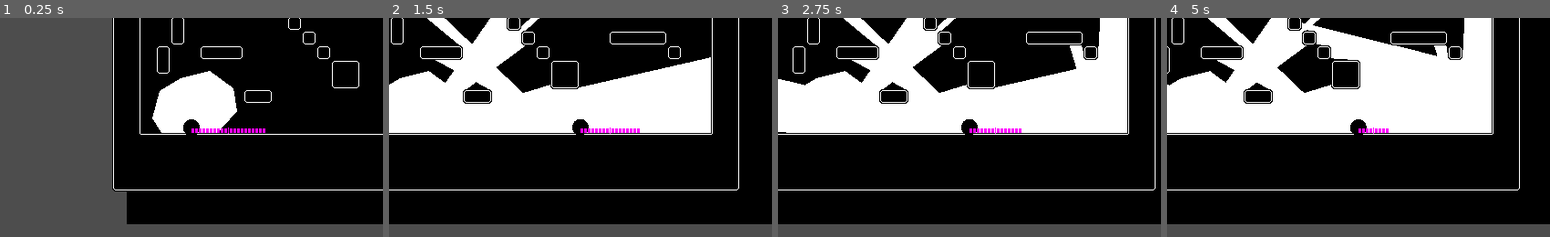
Above: before the commit, frames 1-4 (left to right).
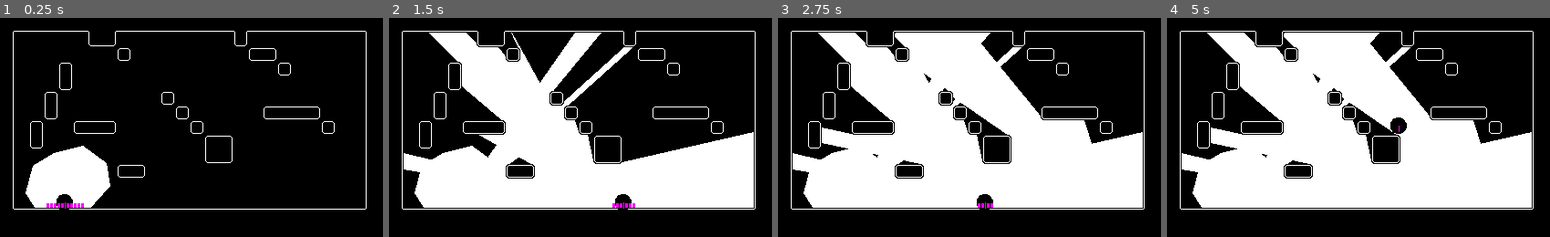
Above: after the commit, the same moments.

Repository: KingOfSpadesJFK/bhleg
Game: Godot game, scene res://levels/test_level.tscn
Two runs of this game, one before a commit and one after it. Both use one fixed random seed, a clock stepped at 60 frames per second and the inputs below.
Inputs (mouse positions are in pixels of both pictures, inside the frame that each line leads up to):
- Up to frame 1 (0.25 s): no input
- Up to frame 2 (1.5 s): tap Enter at 0.5 s; move the mouse to (664, 116) at 0.52 s; press the mouse at (664, 116) at 0.53 s; hold D (player_right) from 0.53 s (still down); tap Space (player_jump) at 0.77 s; move the mouse to (503, 138) at 1.27 s; release the mouse at (503, 138) at 1.28 s; click (503, 138) at 1.35 s
- Up to frame 3 (2.75 s): tap Space (player_jump) at 1.52 s; move the mouse to (1007, 79) at 2.02 s; release D (player_right) at 2.03 s; press the mouse at (1007, 79) at 2.03 s; hold A (player_left) from 2.03 s (still down)
- Up to frame 4 (5 s): move the mouse to (1339, 171) at 2.77 s; release A (player_left) at 2.78 s; release the mouse at (1339, 171) at 2.78 s; hold D (player_right) 2.78-4.28 s; click (1339, 171) at 2.85 s; tap Space (player_jump) at 3.02, 3.77, 4.52 s; move the mouse to (1473, 160) at 3.52 s; press the mouse at (1473, 160) at 3.53 s; move the mouse to (1243, 94) at 4.27 s; release the mouse at (1243, 94) at 4.28 s; hold A (player_left) from 4.28 s (still down); click (1243, 94) at 4.35 s

The runs differ from the first frame. In frame 1, 41% of the frame differs, in the area x 0-100%, y 0-100%; in frame 2, 54%; in frame 3, 58%; in frame 4, 56%.

Commit message:
cell container follows player without camera

Diff:
--- a/levels/test_level.tscn
+++ b/levels/test_level.tscn
@@ -26,8 +26,8 @@
 collision_layer = 2
 collision_mask = 5
 shadow_body = NodePath("../StaticBody2D")
-
-[node name="Camera2D" type="Camera2D" parent="Player"]
+red_cells = 5
+cyan_cells = 5
 
 [node name="StaticBody2D" type="StaticBody2D" parent="." groups=["ShadowBoxes"]]
 collision_layer = 4
--- a/scripts/cell_container.gd
+++ b/scripts/cell_container.gd
@@ -16,9 +16,6 @@
 	# Initialize the box container itself
 	_container = BoxContainer.new()
 	_container.alignment = BoxContainer.ALIGNMENT_CENTER
-	_container.set_anchors_preset(Control.PRESET_CENTER, true)
-
-	_container.add_theme_constant_override("separation", 1)
 	add_child(_container)
 
 	# Initialize a placeholder texture
@@ -48,6 +45,11 @@
 		_blue_texture = _blue_texture.duplicate()
 
 
+func _ready():
+	_container.set_anchors_and_offsets_preset(Control.PRESET_CENTER_TOP)
+	_container.add_theme_constant_override("separation", 1)
+
+
 # Decreases red and cyan cells from cell container
 func _on_player_flash(red: int, cyan: int):
 	# If there are enough children
--- a/scripts/hud.gd
+++ b/scripts/hud.gd
@@ -1,6 +1,11 @@
 extends Control
 
 @export var player: Player		# TEMPORARY!!! Use singleton instead
+
+
+func _enter_tree():
+	$CellContainer.red_cells = player.red_cells
+	$CellContainer.cyan_cells = player.cyan_cells
 
 
 func _ready():
@@ -9,9 +14,10 @@
 
 
 func _process(_delta):
-	if player && player.has_node("Camera2D"):
+	if player:
 		var cpos = Vector2.ZERO					# Top-left camera position
-		cpos = player.get_node("Camera2D").global_position - get_viewport().get_visible_rect().size / 2
+		if player.has_node("Camera2D"):
+			cpos = player.get_node("Camera2D").global_position - get_viewport().get_visible_rect().size / 2
 		position = player.position - cpos		# Player position relative to window space
 		pass
 	pass
--- a/scripts/player.gd
+++ b/scripts/player.gd
@@ -68,11 +68,6 @@
 
 
 func _flash_light():
-	var minv = func (curvec,newvec):
-		return Vector2(min(curvec.x,newvec.x),min(curvec.y,newvec.y))
-	var maxv = func (curvec,newvec):
-		return Vector2(max(curvec.x,newvec.x),max(curvec.y,newvec.y))
-
 	# Debugging markers
 	if _flash_markers:
 		_flash_markers.queue_free()
@@ -159,8 +154,8 @@
 			match flash_type:
 				FlashType.WHITE:
 					if _has_enough_for_white():
-						#red_cells -= 1
-						#cyan_cells -= 1
+						red_cells -= 1
+						cyan_cells -= 1
 						flash.emit(1, 1)
 						return FlashType.WHITE
 				FlashType.RED:
